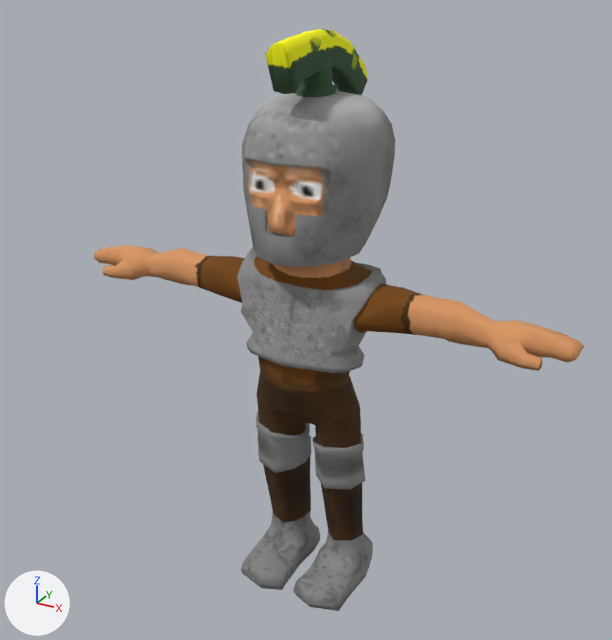
The FBX model Project Folder0008/Project Folder/Assets/Ladle.fbx as it was, and as the next commit left it.
Both versions are drawn from a 50 mm lens placed at (0.151, -0.28, 0.265), pointed at (-0.004, 0.001, 0.124). Lighting does not change. The marker at lower left points along +X, +Y and +Z. Where no turn or scale is listed for an object, it has been applied to the vertices.

In view in the first picture: 'LadelWight_Complete1:RoadKillOut_0'.
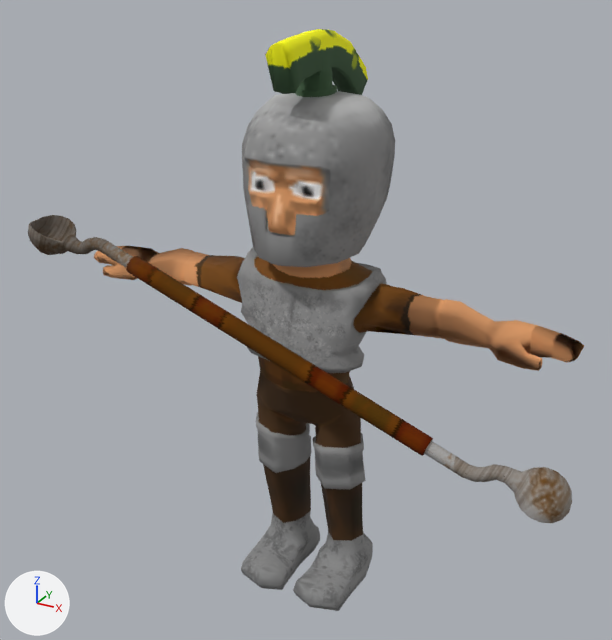
The newer file is also turned or shifted as a whole; pictures and numbers use the older file's frame.

The change, as a diff of the scene's bpy script:
```diff
--- a/Project Folder0008/Project Folder/Assets/Ladle.fbx.py
+++ b/Project Folder0008/Project Folder/Assets/Ladle.fbx.py
@@ img_ladleweapondiffuse_tga @@
+img_ladleweapondiffuse_tga = load_image('LadleweaponDiffuse.tga', 'LadleweaponDiffuse.tga', 512, 512, 'sRGB')
@@ img_ladleweaponspecular_tga @@
+img_ladleweaponspecular_tga = load_image('Ladleweaponspecular.tga', 'Ladleweaponspecular.tga', 512, 512, 'sRGB')
@@ mat_textured_ladel_blinn2 @@
+mat_textured_ladel_blinn2 = bpy.data.materials.new('Textured_Ladel:blinn2')
+# uses the picture img_ladleweapondiffuse_tga
+# uses the picture img_ladleweaponspecular_tga
@@ me_mesh @@
 # used by ob_ladelwight_complete1_roadkillout_0; location = (0.0, -0.0039, 0.1282)
-me_mesh.from_pydata(...)  # 2551 vertices, 2620 faces; spans x -0.106..0.107, y -0.025..0.043, z -0.127..0.11
+me_mesh.from_pydata(...)  # 2551 vertices, 2532 faces; spans x -0.106..0.107, y -0.025..0.043, z -0.127..0.11
+# me_mesh part 1
+# 120 faces are deleted
+# 32 new faces join them
 me_mesh.materials.append(mat_blinn2)
@@ me_mesh_1 @@
+me_mesh_1.from_pydata(...)  # 390 vertices, 388 faces; spans x -0.117..0.117, y -0.011..0.011, z -0.036..0.036
+me_mesh_1.materials.append(mat_textured_ladel_blinn2)
@@ ob_ladel_roadkillout_0 @@
+ob_ladel_roadkillout_0 = bpy.data.objects.new('Ladel:RoadKillOut_0', me_mesh_1)
+ob_ladel_roadkillout_0.location = (-0.0024, -0.029, 0.1232)
```

Changed parts and their boxes [x1, y1, x2, y2] in the pictures (612 x 640 px):
'Ladel:RoadKillOut_0', added
    after: [28, 215, 572, 523]
part 1 of me_mesh, cut back
    both: [268, 173, 358, 339]
